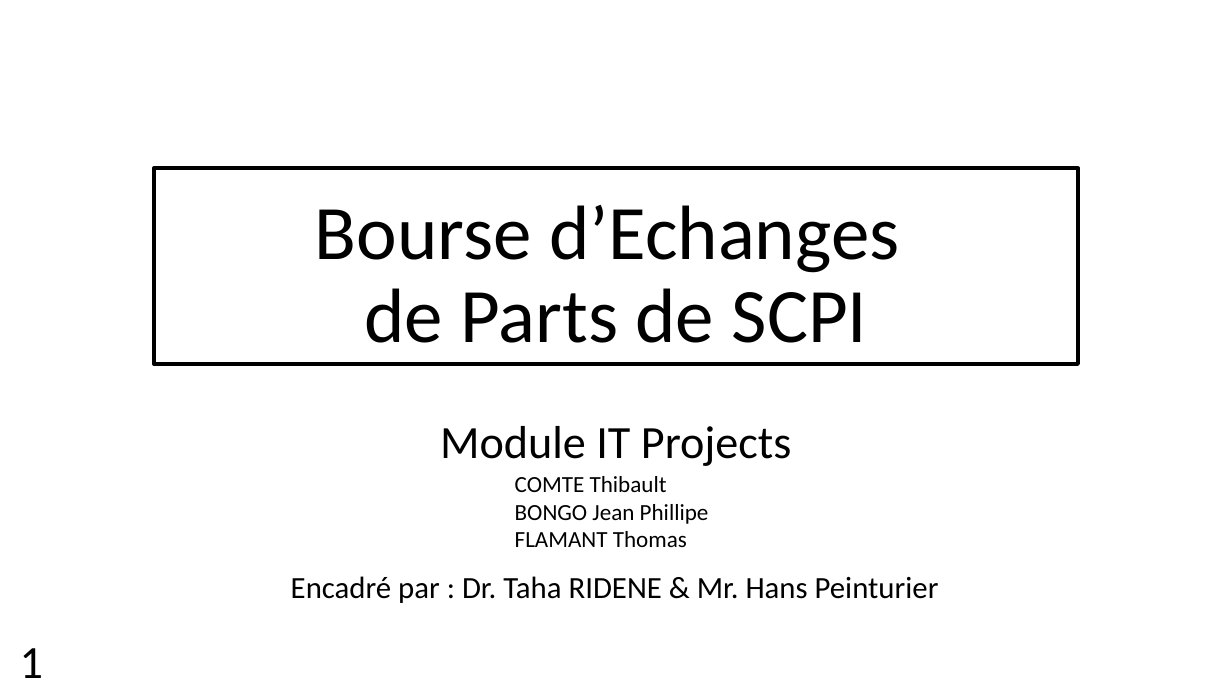
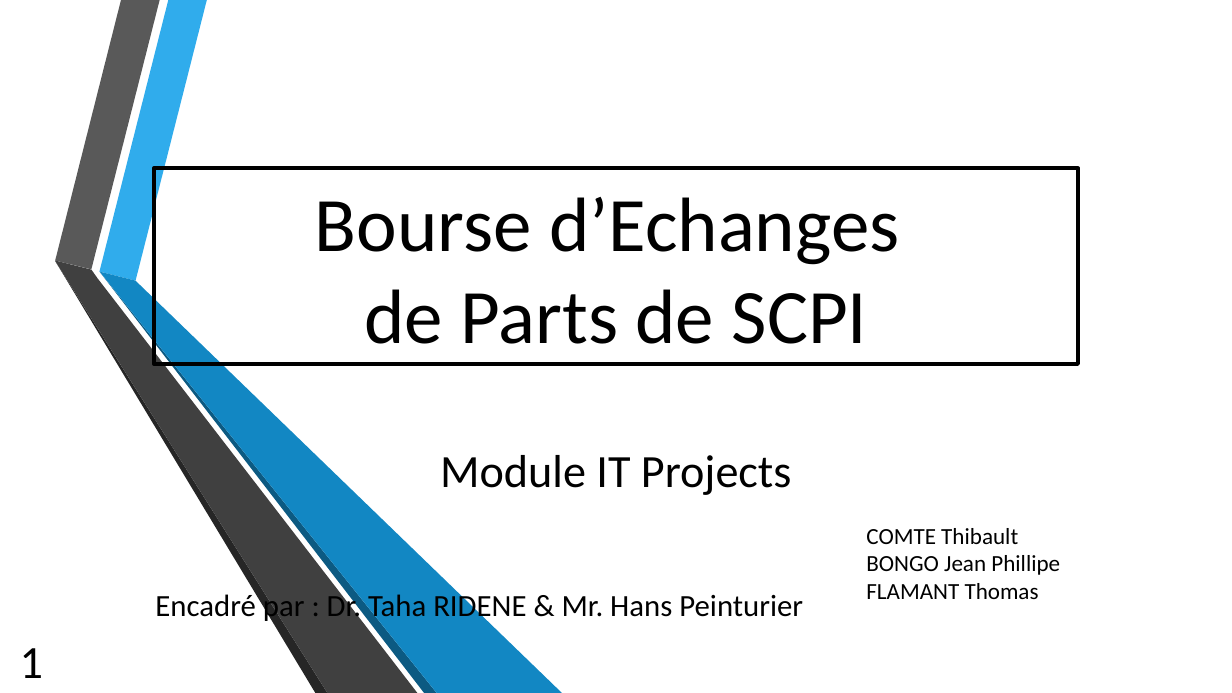
Before and after one commit to Thibaut-Comte/projetIT, a slide deck: slide 1 of PrésentationBourseEchangeSCPI.pptx. Drawn at 1232x693 pixels with LibreOffice and Linux fonts; fonts in the diff are those of the drawing; background and template pictures are left out. Boxes give left, top, right and bottom in pixels: in the first picture for what was removed or moved away, otherwise in the second. Text is boxed around its words. In the diff, an @@ line names an element or a change of style, - is before the commit and + after.

Commit message:
ppt final

```diff
--- a/PrésentationBourseEchangeSCPI.pptx
+++ b/PrésentationBourseEchangeSCPI.pptx
@@ title "Bourse d’Echanges de Parts de ..." at [154,168,1079,364]: line spacing 0.9 to 1 @@
@@ group added at [55,0,563,693]: 6 freeform shapes @@
@@ subtitle "Module IT Projects": place and size @@
-subtitle "Module IT Projects" at [440,426,792,466]
+subtitle "Module IT Projects" at [440,455,792,495]
@@ subtitle "Module IT Projects" at [440,455,792,495]: line spacing 0.9 to 1; more space between paragraphs @@
@@ text "COMTE Thibault": place and size @@
-text "COMTE Thibault" at [515,476,709,547]
+text "COMTE Thibault" at [866,528,1060,599]
@@ text "Encadré par : Dr. Taha ...": place and size @@
-text "Encadré par : Dr. Taha ..." at [291,576,939,603]
+text "Encadré par : Dr. Taha ..." at [155,590,803,624]
@@ text "Encadré par : Dr. Taha ..." at [155,590,803,624]: alignment left to centre @@
```
Also in this commit, not shown: 19 other slides changed.
